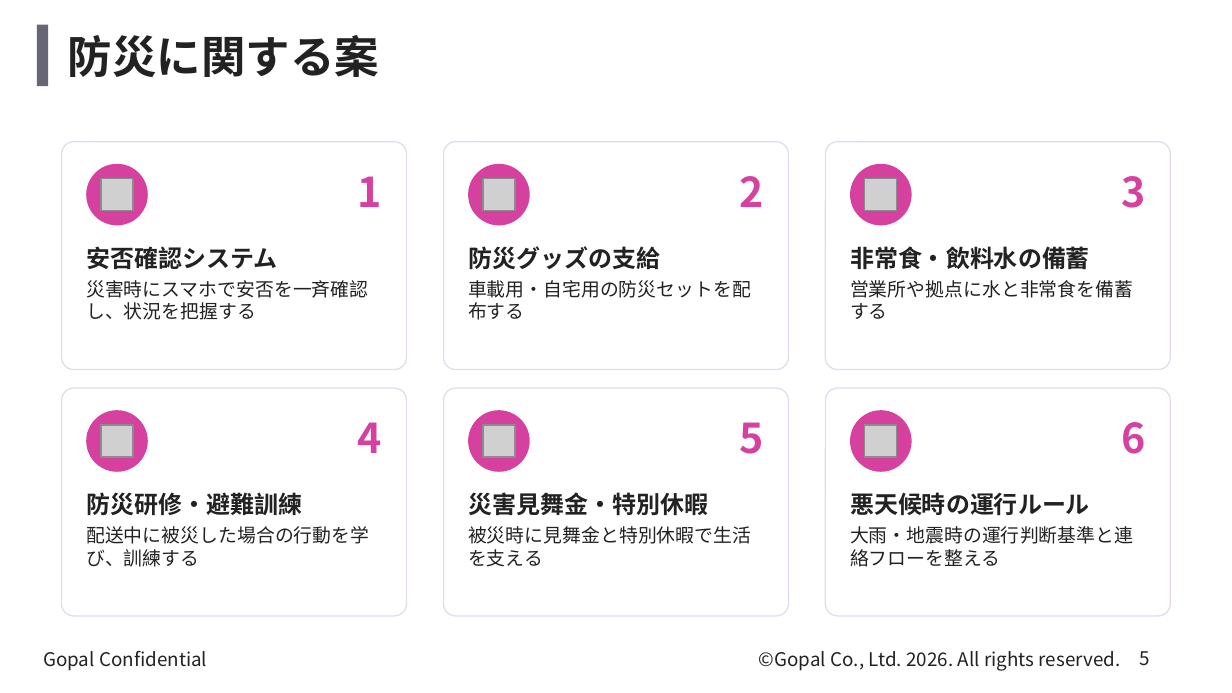
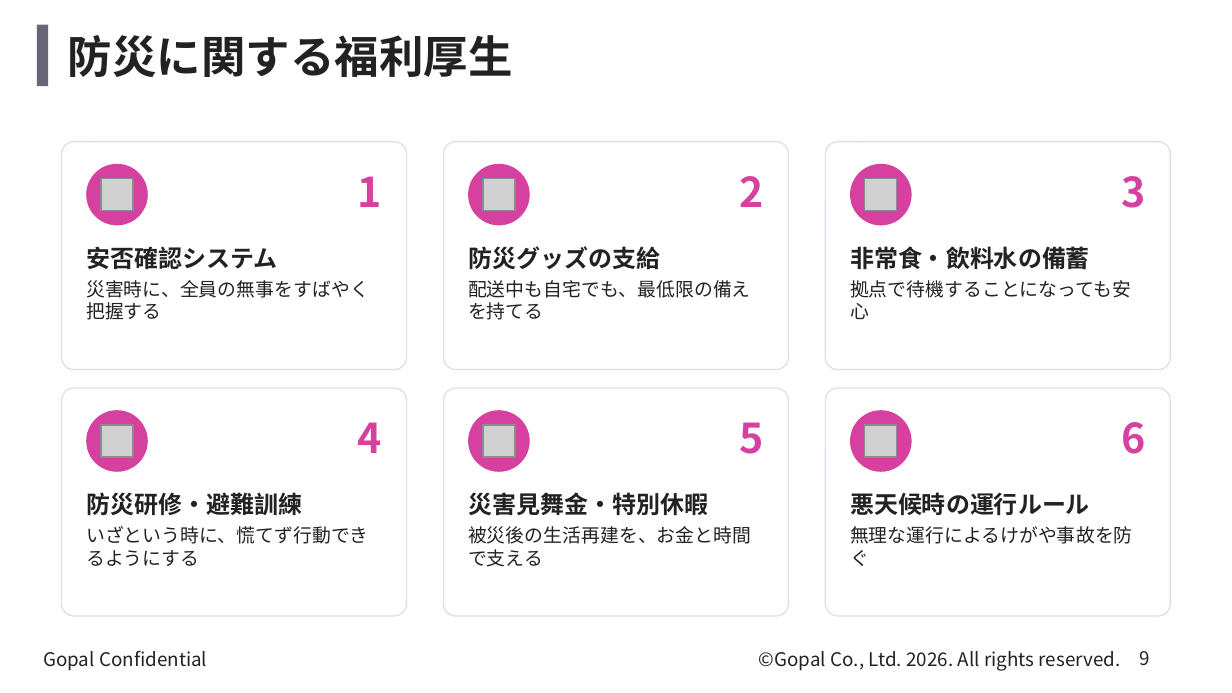
Before and after one commit to kagayugopal-eng/tamu, a slide deck: slide 9 of deck/welfare_health_disaster.pptx (slide 5 before the commit). Drawn at 1232x693 pixels with LibreOffice and Linux fonts; fonts in the diff are those of the drawing; grey boxes stand for pictures; background and template pictures are left out. Boxes give left, top, right and bottom in pixels: in the first picture for what was removed or moved away, otherwise in the second. Text is boxed around its words. In the diff, an @@ line names an element or a change of style, - is before the commit and + after.

```diff
--- a/deck/welfare_health_disaster.pptx
+++ b/deck/welfare_health_disaster.pptx
@@ title at bbox=[68, 35, 513, 77]: text changed @@
-防災に関する案
+防災に関する福利厚生
@@ text at bbox=[86, 280, 369, 320]: text changed @@
-災害時にスマホで安否を一斉確認し、状況を把握する
+災害時に、全員の無事をすばやく把握する
@@ text at bbox=[468, 280, 751, 320]: text changed @@
-車載用・自宅用の防災セットを配布する
+配送中も自宅でも、最低限の備えを持てる
@@ text at bbox=[850, 280, 1131, 319]: text changed @@
-営業所や拠点に水と非常食を備蓄する
+拠点で待機することになっても安心
@@ text at bbox=[86, 526, 369, 566]: text changed @@
-配送中に被災した場合の行動を学び、訓練する
+いざという時に、慌てず行動できるようにする
@@ text at bbox=[468, 526, 751, 567]: text changed @@
-被災時に見舞金と特別休暇で生活を支える
+被災後の生活再建を、お金と時間で支える
@@ text at bbox=[850, 526, 1133, 566]: text changed @@
-大雨・地震時の運行判断基準と連絡フローを整える
+無理な運行によるけがや事故を防ぐ
@@ page number at bbox=[1139, 651, 1149, 666]: text changed @@
-5
+9
```
Also in this commit, not shown: 2 other slides changed, 12 slides added, 5 slides removed, 1 other file.
